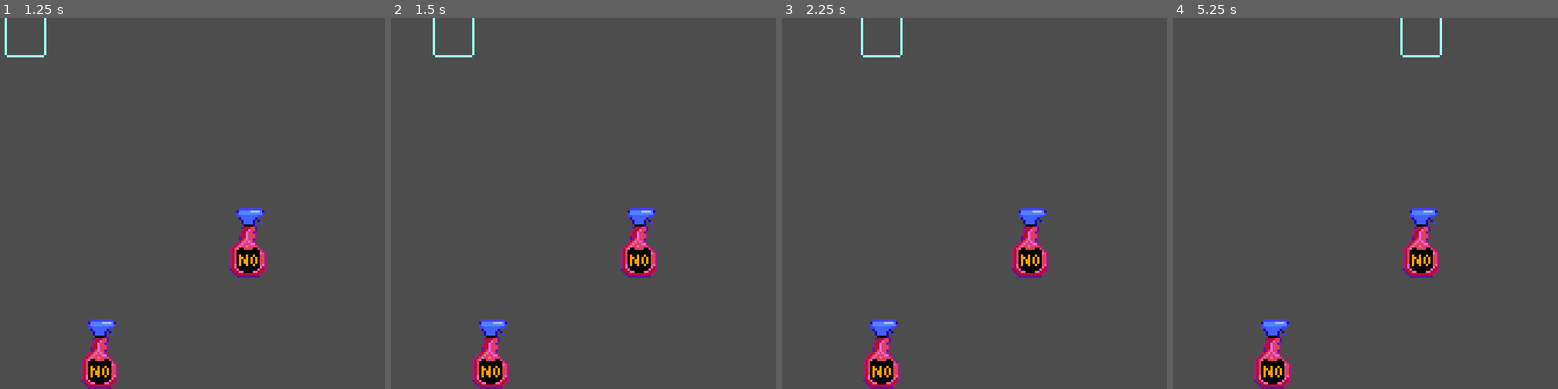
Above: before the commit, frames 1-4 (left to right).
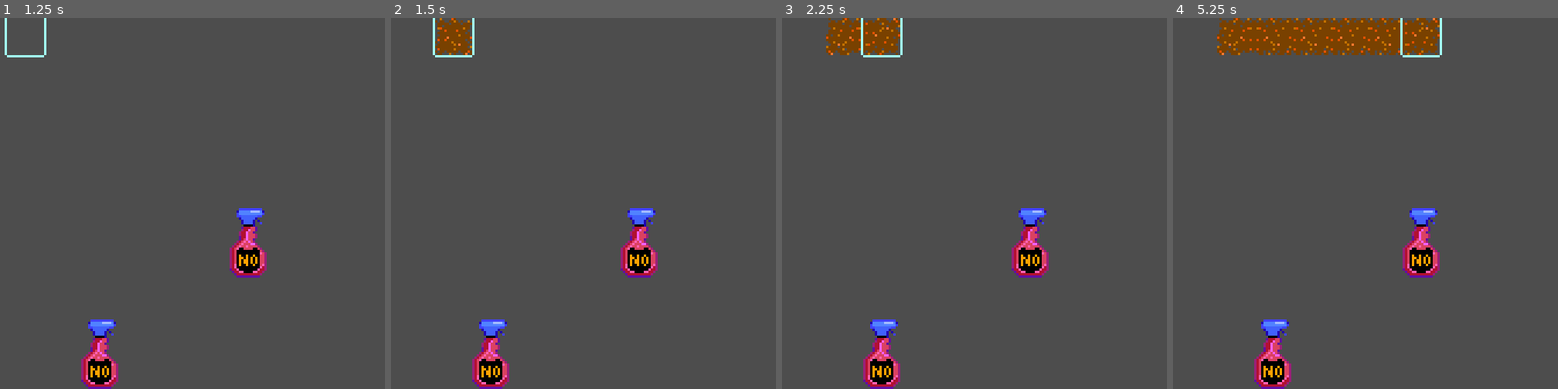
Above: after the commit, the same moments.

Repository: pmaitland/GGJ2026
Game: Godot game, scene res://scenes/main.tscn
The game is run twice, just before and just after one commit, with the same random seed, the same clock (stepped at 60 frames per second) and the same inputs.
Inputs (mouse positions are in pixels of both pictures, inside the frame that each line leads up to):
- Up to frame 1 (1.25 s): tap Enter at 0.5 s; move the mouse to (26, 36) at 0.52 s; click (26, 36) at 0.67 s
- Up to frame 2 (1.5 s): tap Space at 1.25 s; move the mouse to (452, 36) at 1.27 s; click (452, 36) at 1.42 s
- Up to frame 3 (2.25 s): tap Enter at 2 s; move the mouse to (882, 36) at 2.02 s; click (882, 36) at 2.17 s
- Up to frame 4 (5.25 s): tap Space at 2.75, 4.25 s; move the mouse to (1311, 36) at 2.77 s; click (1311, 36) at 2.92 s; tap Enter at 3.5 s; move the mouse to (1346, 36) at 3.52 s; click (1346, 36) at 3.67 s; move the mouse to (1384, 36) at 4.27 s; click (1384, 36) at 4.42 s; move the mouse to (1419, 36) at 5.02 s; click (1419, 36) at 5.17 s

Frame 1 is identical in both runs. In frame 2, 0.7% of the frame differs, in the area x 11-22%, y 0-10%; in frame 3, 1.6%; in frame 4, 5.1%, in the area x 11-70%, y 0-10%.

Commit message:
more fixes

Diff:
--- a/mask/scripts/grid.gd
+++ b/mask/scripts/grid.gd
@@ -148,4 +148,4 @@
 				sprite_cell = Vector2(5, 3)
 		elif w:
 			sprite_cell = Vector2(6, 3)
-		cinnamon.set_cell(cell, 0, sprite_cell)
+		cinnamon.set_cell(cell, 1, sprite_cell)
